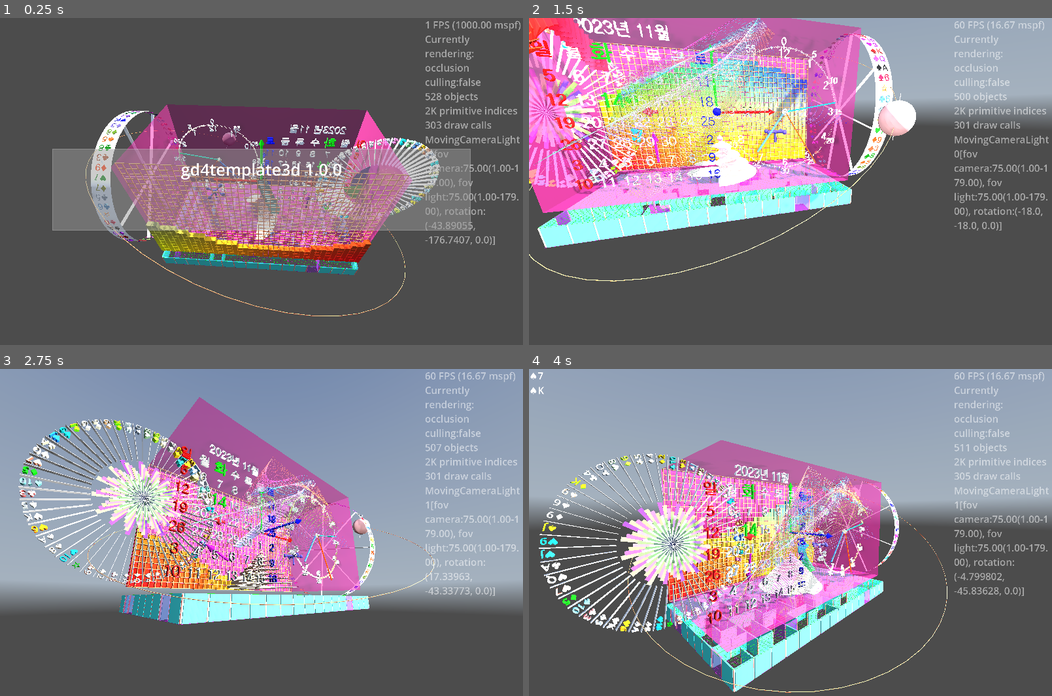
Above: before the commit, frames 1-4 (two rows, left to right).
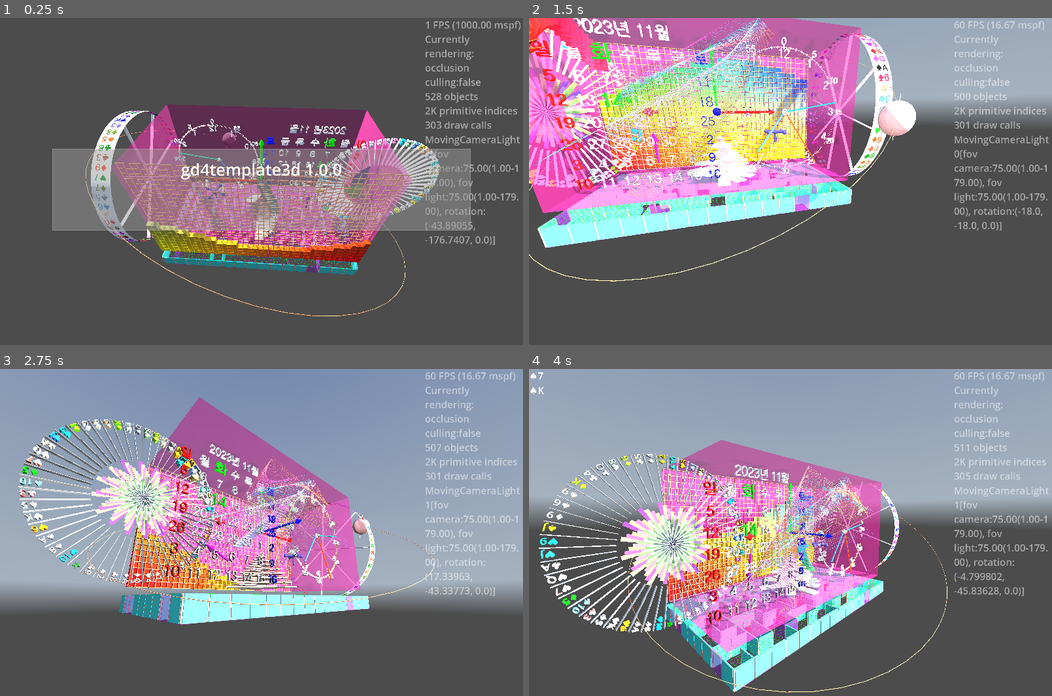
Above: after the commit, the same moments.

Repository: kasworld/gd4template3d
Game: Godot game, scene res://main.tscn
Same seed, same stepped clock (60 frames per second), same inputs: the game is played once before the commit and once after it. A sky picture missing from this copy of the repository is replaced by a grey-blue gradient.
Inputs (mouse positions are in pixels of both pictures, inside the frame that each line leads up to):
- Up to frame 1 (0.25 s): no input
- Up to frame 2 (1.5 s): tap Enter at 0.5 s; move the mouse to (905, 165) at 0.52 s; hold Right 0.53-1.28 s; tap Q at 0.6 s; click (905, 165) at 0.67 s; move the mouse to (685, 197) at 1.27 s; hold Down from 1.28 s (still down); tap E at 1.35 s
- Up to frame 3 (2.75 s): move the mouse to (313, 460) at 2.02 s; release Down at 2.03 s; hold Right from 2.03 s (still down); tap Enter at 2.1 s
- Up to frame 4 (4 s): move the mouse to (764, 597) at 2.77 s; release Right at 2.78 s; hold Up 2.78-3.53 s; tap Q at 2.85 s; click (764, 597) at 2.92 s; move the mouse to (947, 581) at 3.52 s; hold Left from 3.53 s (still down); tap E at 3.6 s

The runs differ from the first frame. In frame 1, less than 0.1% of the frame differs, in the area x 47-55%, y 53-74%; in frame 2, 0.1%; in frame 3, 0.3%; in frame 4, 0.3%, in the area x 43-57%, y 55-73%.

Commit message:
more change scene instantiate

Diff:
--- a/main.gd
+++ b/main.gd
@@ -236,57 +236,40 @@
 	sp.material_override.albedo_texture = sv.get_texture()
 	$DemoContainer.add_child(sp)
 
-var orbit_sphere :OrbitSphere
 func orbit_demo() -> void:
 	var diagonal_length := WorldSize.length()/2
 	var a120 := PI*2/3
 	var a30 := PI/6
 	var axis1 := Vector3.UP.rotated(Vector3.RIGHT, a30)
-	orbit_sphere = preload("res://orbit_sphere/orbit_sphere.tscn").instantiate()
 	var mat1 := StandardMaterial3D.new()
 	mat1.albedo_color = random_color()
 	var mat2 := StandardMaterial3D.new()
 	mat2.albedo_color = random_color()
-	orbit_sphere.궤도설정(diagonal_length*1.1, 1.0/3, axis1, a120*2).구설정(2, 1, Vector3.UP).구재질설정(mat2).궤도재질설정(mat1)
-	#os.position = WorldSize/2
-	$DemoContainer.add_child(orbit_sphere)
+	$OrbitSphere.궤도설정(diagonal_length*1.1, 1.0/3, axis1, a120*2).구설정(2, 1, Vector3.UP).구재질설정(mat2).궤도재질설정(mat1)
 
 func calendar_demo() -> void:
-	var ca :Calendar3D = preload("res://calendar3d/calendar_3d.tscn").instantiate(
-		).init(WorldSize.x/2, WorldSize.y, 2, WorldSize.y/2.0/6 , false )
-	ca.rotate_y(PI/2)
-	ca.rotate_x(PI/2)
-	ca.position = Vector3(-WorldSize.x/4,0,WorldSize.z/4 -1)
-	$DemoContainer.add_child(ca)
+	$Calendar3d.init(WorldSize.x/2, WorldSize.y, 2, WorldSize.y/2.0/6 , false )
+	$Calendar3d.rotate_y(PI/2)
+	$Calendar3d.rotate_x(PI/2)
+	$Calendar3d.position = Vector3(-WorldSize.x/4,0,WorldSize.z/4 -1)
 
 func clock_demo() -> void:
-	var ca :AnalogClock3D = preload("res://analogclock3d/analog_clock_3d.tscn").instantiate(
-		).init(WorldSize.x/4, 2, WorldSize.y/2.0/7 ,9.0, false )
-	ca.rotate_y(PI/2)
-	ca.rotate_x(PI/2)
-	ca.position = Vector3(WorldSize.x/4,0,WorldSize.z/4 +1)
-	$DemoContainer.add_child(ca)
+	$AnalogClock3d.init(WorldSize.x/4, 2, WorldSize.y/2.0/7 ,9.0, false )
+	$AnalogClock3d.rotate_y(PI/2)
+	$AnalogClock3d.rotate_x(PI/2)
+	$AnalogClock3d.position = Vector3(WorldSize.x/4,0,WorldSize.z/4 +1)
 
 func wirenet_demo() -> void:
-	var wn :MultiMeshShape = preload("res://multi_mesh_shape/multi_mesh_shape.tscn").instantiate(
-		).init_wire_net(Vector2(40,22), Vector2(41,23), 0.1, random_color())
-	wn.position = Vector3(-WorldSize.x/2, -WorldSize.y/2, -WorldSize.z/2 +1)
-	$DemoContainer.add_child(wn)
-
-
-var bartree :BarTree2
+	$WireNet.init_wire_net(Vector2(40,22), Vector2(41,23), 0.1, random_color())
+	$WireNet.position = Vector3(-WorldSize.x/2, -WorldSize.y/2, -WorldSize.z/2 +1)
+
+
 func bartree_demo() -> void:
-	bartree = make_tree(WorldSize.x/3, WorldSize.y/3)
-	bartree.position = Vector3(0, -WorldSize.y/2, 0 )
-	$DemoContainer.add_child(bartree)
-func make_tree(tree_width :float, tree_height :float)->BarTree2:
-	var tree_size := Vector3(tree_width, tree_height, tree_width * randf_range(0.5 , 2.0)/10)
+	var tree_size := Vector3(WorldSize.x/3, WorldSize.y/3, WorldSize.x/3 * randf_range(0.5 , 2.0)/10)
 	var bar_count := randf_range(5,200)
-	var t :BarTree2 = preload("res://bar_tree_2/bar_tree_2.tscn").instantiate(
-		).init_bartree_with_color(random_color(), random_color(),bar_count
-		).init_bartree_transform(tree_size, 0
-		)
-	return t
+	$BarTree2.init_bartree_with_color(random_color(), random_color(),bar_count
+		).init_bartree_transform(tree_size, 0)
+	$BarTree2.position = Vector3(0, -WorldSize.y/2, 0 )
 func random_color()->Color:
 	return NamedColorList.color_list.pick_random()[0]
 
@@ -297,8 +280,8 @@
 	$WaveGauge.animate_wave(now)
 	$Roulette.장식돌리기()
 	$Roulette.선택된cell강조상태켜기()
-	bartree.rotate_tree_bar_y(delta*10)
-	orbit_sphere.animate_rotate(now, delta)
+	$BarTree2.rotate_tree_bar_y(delta*10)
+	$OrbitSphere.animate_rotate(now, delta)
 	$MeshTrail.move_trail(delta, bounce_fn, trailmesh_radius, 4*PI,)
 
 	main_animation.handle_animation()
--- a/main.tscn
+++ b/main.tscn
@@ -12,6 +12,11 @@
 [ext_resource type="PackedScene" uid="uid://sjnpttkqk1qs" path="res://roulette/roulette.tscn" id="10_4c57u"]
 [ext_resource type="PackedScene" uid="uid://bgvg5u80d01y8" path="res://slot_reel/slot_reel.tscn" id="11_efxa6"]
 [ext_resource type="PackedScene" uid="uid://cy34xu36jq84y" path="res://mesh_trail/mesh_trail.tscn" id="12_dg77c"]
+[ext_resource type="PackedScene" uid="uid://c5ifq7nknxri4" path="res://orbit_sphere/orbit_sphere.tscn" id="13_ycdy4"]
+[ext_resource type="PackedScene" uid="uid://b7xxw75asvp0w" path="res://calendar3d/calendar_3d.tscn" id="14_w48qg"]
+[ext_resource type="PackedScene" uid="uid://jmb1btvtwi1m" path="res://analogclock3d/analog_clock_3d.tscn" id="15_vivmo"]
+[ext_resource type="PackedScene" uid="uid://cfnbpemvoy1i6" path="res://multi_mesh_shape/multi_mesh_shape.tscn" id="16_2cqfq"]
+[ext_resource type="PackedScene" uid="uid://btkkwpk54jqc" path="res://bar_tree_2/bar_tree_2.tscn" id="17_yaehf"]
 
 [sub_resource type="Theme" id="Theme_h2yge"]
 default_font_size = 48
@@ -30,6 +35,12 @@
 default_font = SubResource("SystemFont_bejao")
 
 [sub_resource type="MultiMesh" id="MultiMesh_ycdy4"]
+resource_local_to_scene = true
+
+[sub_resource type="MultiMesh" id="MultiMesh_yaehf"]
+resource_local_to_scene = true
+
+[sub_resource type="MultiMesh" id="MultiMesh_074og"]
 resource_local_to_scene = true
 
 [node name="Main" type="Node3D"]
@@ -127,5 +138,17 @@
 [node name="MeshTrail" parent="." instance=ExtResource("12_dg77c")]
 multimesh = SubResource("MultiMesh_ycdy4")
 
+[node name="OrbitSphere" parent="." instance=ExtResource("13_ycdy4")]
+
+[node name="Calendar3d" parent="." instance=ExtResource("14_w48qg")]
+
+[node name="AnalogClock3d" parent="." instance=ExtResource("15_vivmo")]
+
+[node name="WireNet" parent="." instance=ExtResource("16_2cqfq")]
+multimesh = SubResource("MultiMesh_yaehf")
+
+[node name="BarTree2" parent="." instance=ExtResource("17_yaehf")]
+multimesh = SubResource("MultiMesh_074og")
+
 [connection signal="timeout" from="TimerWheel" to="." method="_on_timer_wheel_timeout"]
 [connection signal="timeout" from="TimerReel" to="." method="_on_timer_reel_timeout"]
Not shown: 1 places in main.tscn that only renumber resources
